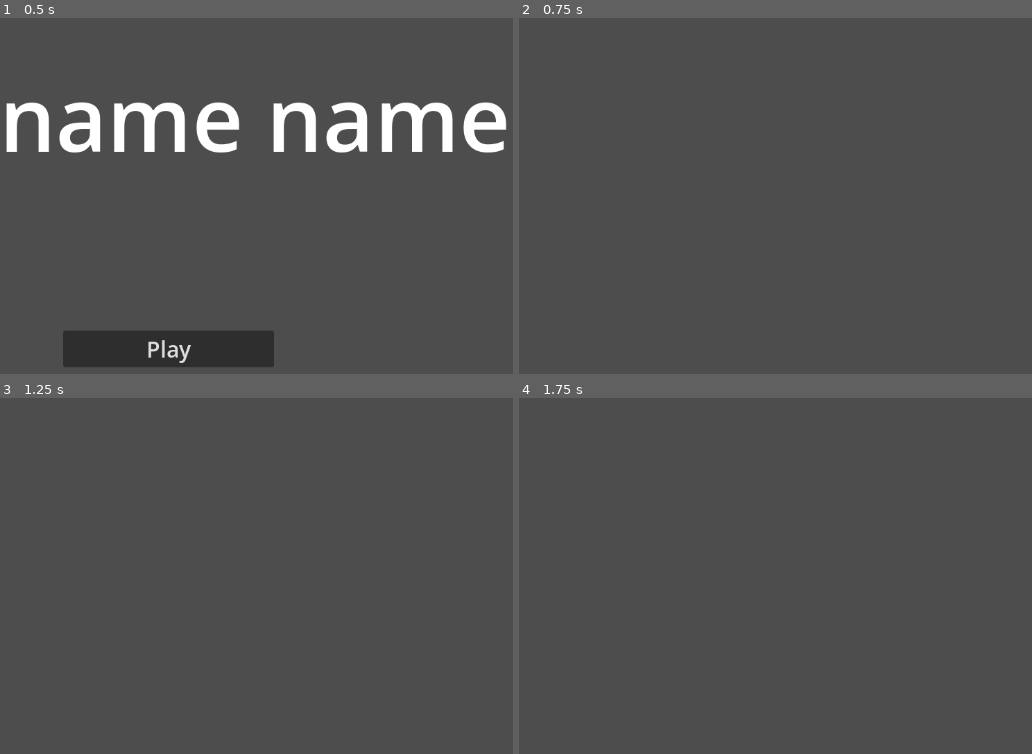
Above: before the commit, frames 1-4 (two rows, left to right).
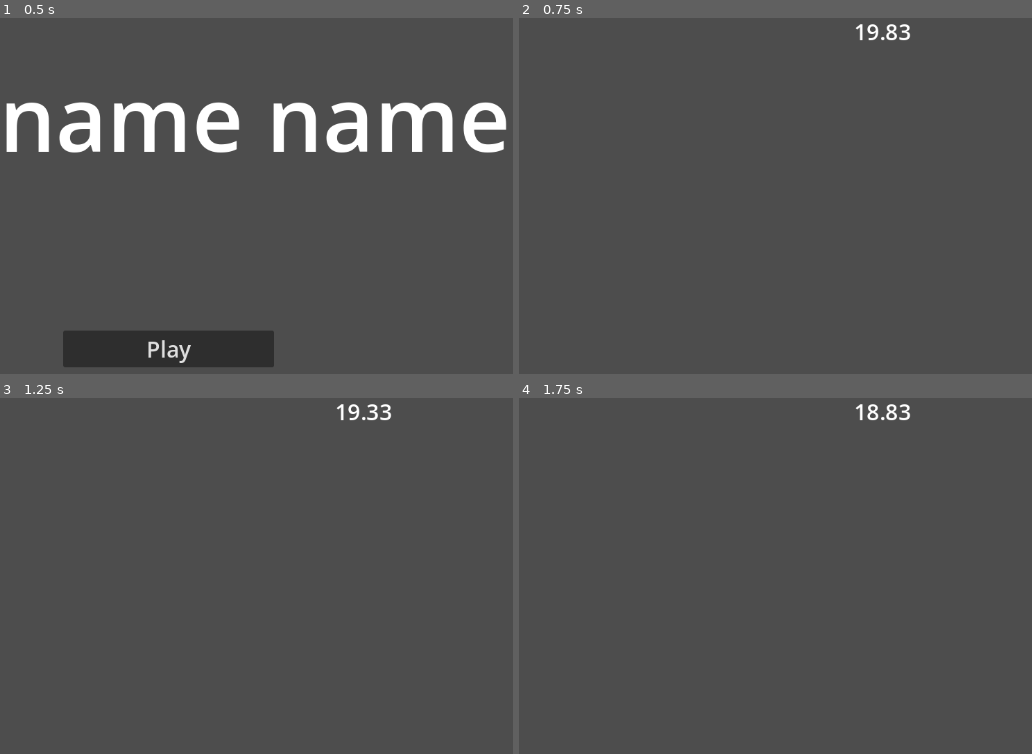
Above: after the commit, the same moments.

Repository: astaari/20secondgj
Game: Godot game, scene res://scenes/title.tscn
Same seed, same stepped clock (60 frames per second), same inputs: the game is played once before the commit and once after it.
Inputs:
- Up to frame 1 (0.5 s): no input
- Up to frame 2 (0.75 s): click "Play" at 0.5 s
- Up to frame 3 (1.25 s): no input
- Up to frame 4 (1.75 s): tap Enter at 1.25 s

Frame 1 is identical in both runs. In frame 2, 0.2% of the frame differs, in the area x 65-77%, y 1-7%; in frame 3, 0.2%; in frame 4, 0.2%.

Commit message:
win state

Diff:
--- a/scenes/main.tscn
+++ b/scenes/main.tscn
@@ -1,3 +1,9 @@
-[gd_scene format=3 uid="uid://ca6ep2c1ulwod"]
+[gd_scene load_steps=2 format=3 uid="uid://ca6ep2c1ulwod"]
+
+[ext_resource type="PackedScene" uid="uid://yebgnxmfcxcn" path="res://scenes/ui/game_ui.tscn" id="1_o5qli"]
 
 [node name="Main" type="Node2D"]
+
+[node name="GameUi" parent="." instance=ExtResource("1_o5qli")]
+offset_right = 1152.0
+offset_bottom = 648.0
--- /dev/null
+++ b/scenes/ui/win_ui.tscn
@@ -0,0 +1,41 @@
+[gd_scene load_steps=2 format=3 uid="uid://bb0cimgdasd16"]
+
+[ext_resource type="Script" uid="uid://6l7ncimgtmpc" path="res://scripts/ui/win_ui.gd" id="1_irtwj"]
+
+[node name="WinUi" type="Panel"]
+anchors_preset = 15
+anchor_right = 1.0
+anchor_bottom = 1.0
+offset_top = -1.0
+offset_right = -768.0
+offset_bottom = -393.0
+grow_horizontal = 2
+grow_vertical = 2
+script = ExtResource("1_irtwj")
+
+[node name="Label" type="Label" parent="."]
+layout_mode = 0
+offset_right = 384.0
+offset_bottom = 51.0
+text = "FINISHED"
+horizontal_alignment = 1
+vertical_alignment = 1
+
+[node name="VBoxContainer" type="VBoxContainer" parent="."]
+layout_mode = 0
+offset_left = 26.0
+offset_top = 128.0
+offset_right = 360.0
+offset_bottom = 256.0
+alignment = 1
+
+[node name="Retry" type="Button" parent="VBoxContainer"]
+layout_mode = 2
+text = "Retry"
+
+[node name="ReturnToMenu" type="Button" parent="VBoxContainer"]
+layout_mode = 2
+text = "Return to menu"
+
+[connection signal="button_up" from="VBoxContainer/Retry" to="." method="_on_retry_button_up"]
+[connection signal="button_up" from="VBoxContainer/ReturnToMenu" to="." method="_on_return_to_menu_button_up"]
--- a/scripts/ui/game_ui.gd
+++ b/scripts/ui/game_ui.gd
@@ -1,4 +1,6 @@
 extends MarginContainer
+
+const WIN_UI = preload("uid://bb0cimgdasd16")
 
 #signal timeout
 
@@ -6,21 +8,32 @@
 
 @onready
 var timer_ui : Label = %GameTimer
+var timer_node
+
+const PLAY = 0
+const GAMEOVER = 1
+var state = PLAY
 
 ### TODO Could be improved. Likely needs to be redone or states moved around.
 func _ready() -> void:
-	timer_ui.get_tree().create_timer(GAME_TIME).timeout.connect(_placehold_gameover)
-
-
-
+	timer_node = timer_ui.get_tree().create_timer(GAME_TIME).timeout.connect(_placehold_gameover)
 
 	pass
 
 func _placehold_gameover():
 	print("Game over")
-
+	#Spawn in win_ui
+	var inst = WIN_UI.instantiate()
+	get_parent().add_child(inst)
+	inst.size = inst.base_size
+	inst.global_position = (global_position + size) / 2.0 - (inst.size/2.0)
+	#Update game_ui too
+	GAME_TIME = 0.0
+	timer_ui.text = "%.2f" % GAME_TIME
+	state = GAMEOVER
 
 # Called every frame. 'delta' is the elapsed time since the previous frame.
 func _process(delta: float) -> void:
-	GAME_TIME-=delta
-	timer_ui.text = "%.2f" % GAME_TIME
+	if state == PLAY:
+		GAME_TIME-=delta
+		timer_ui.text = "%.2f" % GAME_TIME
--- /dev/null
+++ b/scripts/ui/win_ui.gd
@@ -0,0 +1,10 @@
+extends Control
+
+#Couldn't figure how to make this stick in the panel :P
+var base_size = Vector2(384.0,256.0)
+
+func _on_return_to_menu_button_up() -> void:
+	get_tree().change_scene_to_file("res://scenes/title.tscn")
+
+func _on_retry_button_up() -> void:
+	get_tree().reload_current_scene()
Not shown, added: scripts/ui/win_ui.gd.uid
Not shown, added: scenes/ui/game_ui.tscn437167661.tmp
